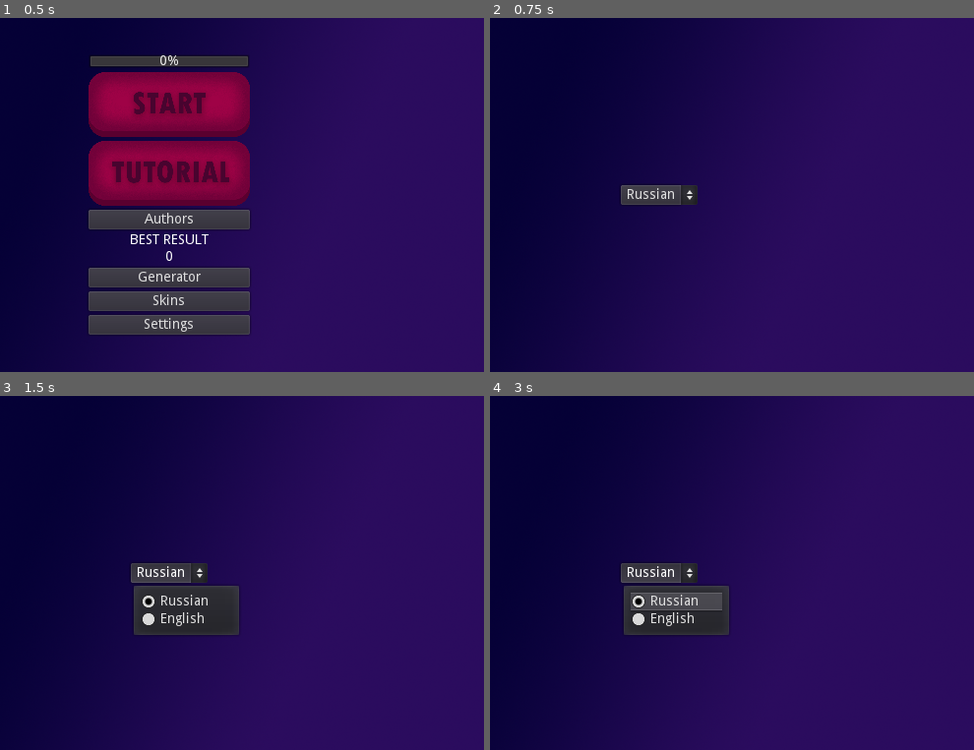
Above: before the commit, frames 1-4 (two rows, left to right).
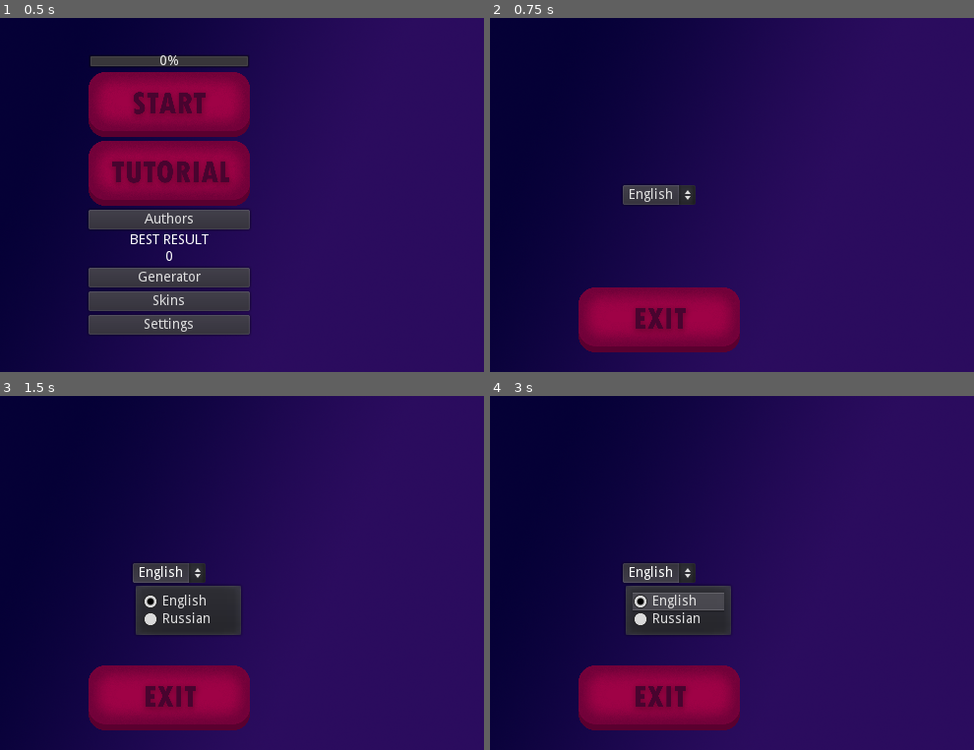
Above: after the commit, the same moments.

Repository: DanisGaleev/Gravity
Game: Godot game, scene res://scenes/menu/menu/Menu.tscn
Two runs of this game, one before a commit and one after it. Both use one fixed random seed, a clock stepped at 60 frames per second and the inputs below.
Inputs (mouse positions are in pixels of both pictures, inside the frame that each line leads up to):
- Up to frame 1 (0.5 s): no input
- Up to frame 2 (0.75 s): click "Settings" at 0.5 s
- Up to frame 3 (1.5 s): click (169, 573) at 1.25 s, where only the run before the commit has a clickable "Russian"
- Up to frame 4 (3 s): click (659, 573) at 2 s, where only the run after the commit has a clickable "English"; tap Enter (respawn) at 2.75 s; move the mouse to (799, 555) at 2.77 s; hold D (right) from 2.78 s (still down); hold Mouse wheel up (zoom_in) from 2.78 s (still down)

Frame 1 is identical in both runs. In frame 2, 6.3% of the frame differs, in the area x 18-52%, y 47-95%; in frame 3, 6.9%; in frame 4, 6.9%.

Commit message:
доавил локализацию(неполную)

Diff:
--- a/Save_Handler.gd
+++ b/Save_Handler.gd
@@ -30,4 +30,6 @@
 		file.close()
 	else:
 		add_value("level", "1")
+		add_value("language", "english")
+		add_value("best_result", 0)
 		save_to_file(file_path)
--- a/scenes/entities/enemy/Enemy.gd
+++ b/scenes/entities/enemy/Enemy.gd
@@ -7,23 +7,52 @@
 
 var nowTime = 0
 
-var enemy_phrases = ["You will never\nsafe your beloved", "You will never\nget out of my maze", "You beloved will\nstay here forever"]
-
+var enemy_phrases_en = [
+	"You will never\nsafe your beloved!",
+	"You will never\nget out of my maze!",
+	"Your beloved will\nstay here forever!"]
+var enemy_phrases_ru = [
+	"Ты никогда\nне спасёшь свою возлюбленную!",
+	"Ты никогда не выберишся\nиз моего лабиринта!",
+	"Твоя возлюбленная\nостанется здесь навсегда!"]
+var auduo_paths = {
+	"You will never\nsafe your beloved!": "you_will_never_safe/you_will_never_safe_en",
+	"You will never\nget out of my maze!" : "you_will_never_get_out/you_will_never_get_out_en",
+	"Your beloved will\nstay here forever!" : "your_beloved_will_stay/your_beloved_will_stay_en",
+	"Ты никогда\nне спасёшь свою возлюбленную!" : "you_will_never_safe/you_will_never_safe_ru",
+	"Ты никогда не выберишся\nиз моего лабиринта!" : "you_will_never_get_out/you_will_never_get_out_ru",
+	"Твоя возлюбленная\nостанется здесь навсегда!" : "your_beloved_will_stay/your_beloved_will_stay_ru"}
 var wait_time = 0
 var alpha_time = 3
 
+var save = Save_Handler.new()
+
 func _ready():
 	randomize()
-
+	save.load_from_file("user://data.txt")
+	_on_Timer_timeout()
 func play_sound():
-	print(text.text)
-	if text.text == "You will never\nsafe your beloved":
-		$AudioStreamPlayer.stream = load("res://audio/devil_phrase/levels_phrase/you_will_never_safe/you_will_never_safe_en.mp3")
-	elif text.text == "You will never\nget out of my maze":
-		$AudioStreamPlayer.stream = load("res://audio/devil_phrase/levels_phrase/you_will_never_get_out/you_will_never_get_out_en.mp3")
-	else:
-		$AudioStreamPlayer.stream = load("res://audio/devil_phrase/levels_phrase/your_beloved_will_stay/your_beloved_will_stay_en.mp3")
+	#save.get_value("language")
+	#var t = text.text
+	var def_path = "res://audio/devil_phrase/levels_phrase/"
+	#var path: String
+	$AudioStreamPlayer.stream = load(def_path + auduo_paths[text.text] + ".mp3")
+#	if t == enemy_phrases_en[0]:
+#		path = "you_will_never_safe/you_will_never_safe_en.mp3")
+#	elif t == enemy_phrases_en[1]:
+#		$AudioStreamPlayer.stream = load("you_will_never_get_out/you_will_never_get_out_en.mp3")
+#	elif t == enemy_phrases_en[2]:
+#		$AudioStreamPlayer.stream = load("your_beloved_will_stay/your_beloved_will_stay_en.mp3")
+#	elif t == enemy_phrases_ru[0]:
+#		$AudioStreamPlayer.stream = load("you_will_never_safe/you_will_never_safe_ru.mp3")
+#	elif t == enemy_phrases_ru[1]:
+#		$AudioStreamPlayer.stream = load("you_will_never_get_out/you_will_never_get_out_ru.mp3")
+#	elif t == enemy_phrases_ru[2]:
+#		$AudioStreamPlayer.stream = load("your_beloved_will_stay/your_beloved_will_stay_ru.mp3")
 	$AudioStreamPlayer.playing = true
 func _on_Timer_timeout():
-	text.text = enemy_phrases[randi() % enemy_phrases.size()]
+	if 	save.get_value("language") == "english":
+		text.text = enemy_phrases_en[randi() % enemy_phrases_en.size()]
+	else:
+		text.text = enemy_phrases_ru[randi() % enemy_phrases_ru.size()]
 	print(text.text)
--- a/scenes/entities/enemy/Enemy.tscn
+++ b/scenes/entities/enemy/Enemy.tscn
@@ -76,13 +76,11 @@
 
 [node name="Text" type="Label" parent="."]
 modulate = Color( 1, 1, 1, 0 )
-margin_left = -27.0
-margin_top = -28.0
-margin_right = 93.0
-margin_bottom = 3.0
+margin_left = -32.0
+margin_top = -32.0
+margin_right = 96.0
+margin_bottom = -1.0
 rect_scale = Vector2( 0.5, 0.5 )
-text = "You will never
-safe your beloved"
 align = 1
 
 [node name="Timer" type="Timer" parent="."]
--- /dev/null
+++ b/scenes/menu/settings/Settings.gd
@@ -0,0 +1,18 @@
+extends Control
+
+onready var lang = $MarginContainer/Languages
+
+func _ready():
+	var save = Save_Handler.new()
+	save.load_from_file("user://data.txt")
+	var l = save.get_value("language")
+	for idx in lang.get_item_count():
+		if lang.get_item_text(idx).to_lower() == l:
+			lang.select(idx)
+
+func _on_Languages_item_selected(index):
+	print(lang.get_item_text(index).to_lower())
+	var save = Save_Handler.new()
+	save.load_from_file("user://data.txt")
+	save.add_value("language", lang.get_item_text(index).to_lower())
+	save.save_to_file("user://data.txt")
--- a/scenes/menu/settings/Settings.tscn
+++ b/scenes/menu/settings/Settings.tscn
@@ -1,10 +1,13 @@
-[gd_scene load_steps=2 format=2]
+[gd_scene load_steps=4 format=2]
 
 [ext_resource path="res://sprites/background.png" type="Texture" id=1]
+[ext_resource path="res://scenes/menu/settings/Settings.gd" type="Script" id=2]
+[ext_resource path="res://scenes/entities/exit/Exit.tscn" type="PackedScene" id=3]
 
 [node name="Control" type="Control"]
 anchor_right = 1.0
 anchor_bottom = 1.0
+script = ExtResource( 2 )
 
 [node name="TextureRect" type="TextureRect" parent="."]
 anchor_right = 1.0
@@ -20,13 +23,28 @@
 custom_constants/margin_left = 20
 custom_constants/margin_bottom = 20
 
-[node name="OptionButton" type="OptionButton" parent="MarginContainer"]
-margin_left = 281.0
+[node name="Languages" type="OptionButton" parent="MarginContainer"]
+margin_left = 283.0
 margin_top = 170.0
-margin_right = 359.0
+margin_right = 357.0
 margin_bottom = 190.0
 size_flags_horizontal = 4
 size_flags_vertical = 4
-text = "Russian"
-items = [ "Russian", null, false, 0, null, "English", null, false, 1, null ]
+text = "English"
+items = [ "English", null, false, 0, null, "Russian", null, false, 1, null ]
 selected = 0
+
+[node name="Exit" parent="MarginContainer" instance=ExtResource( 3 )]
+anchor_left = 0.0
+anchor_top = 0.0
+anchor_right = 0.0
+anchor_bottom = 0.0
+margin_left = 238.0
+margin_top = 274.0
+margin_right = 402.0
+margin_bottom = 340.0
+size_flags_horizontal = 4
+size_flags_vertical = 8
+exit_to_path = "res://scenes/menu/menu/Menu.tscn"
+
+[connection signal="item_selected" from="MarginContainer/Languages" to="." method="_on_Languages_item_selected"]
